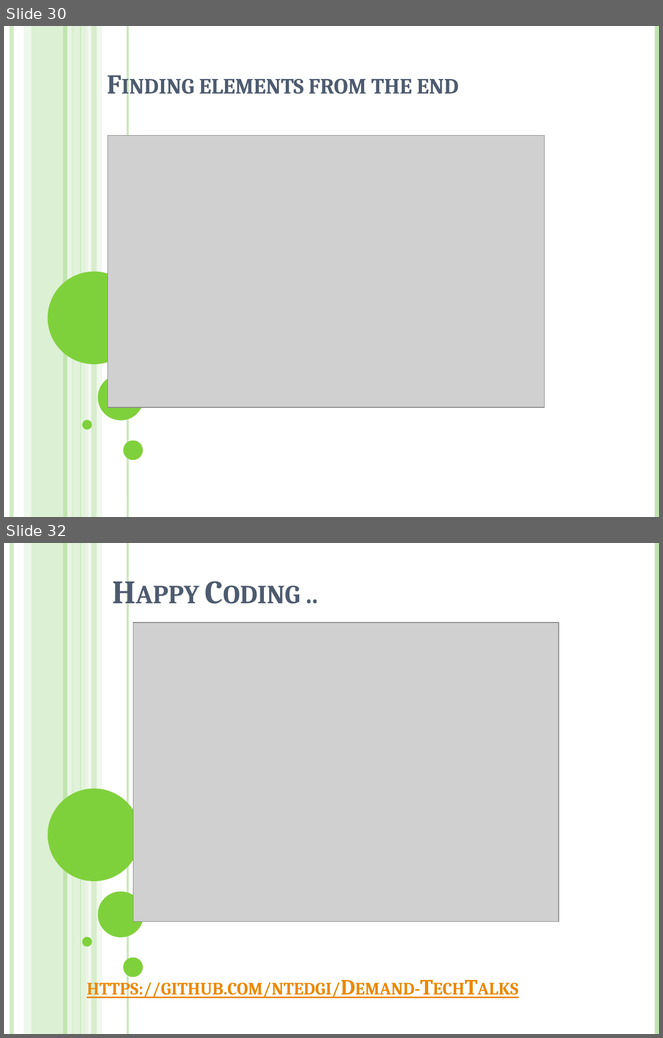
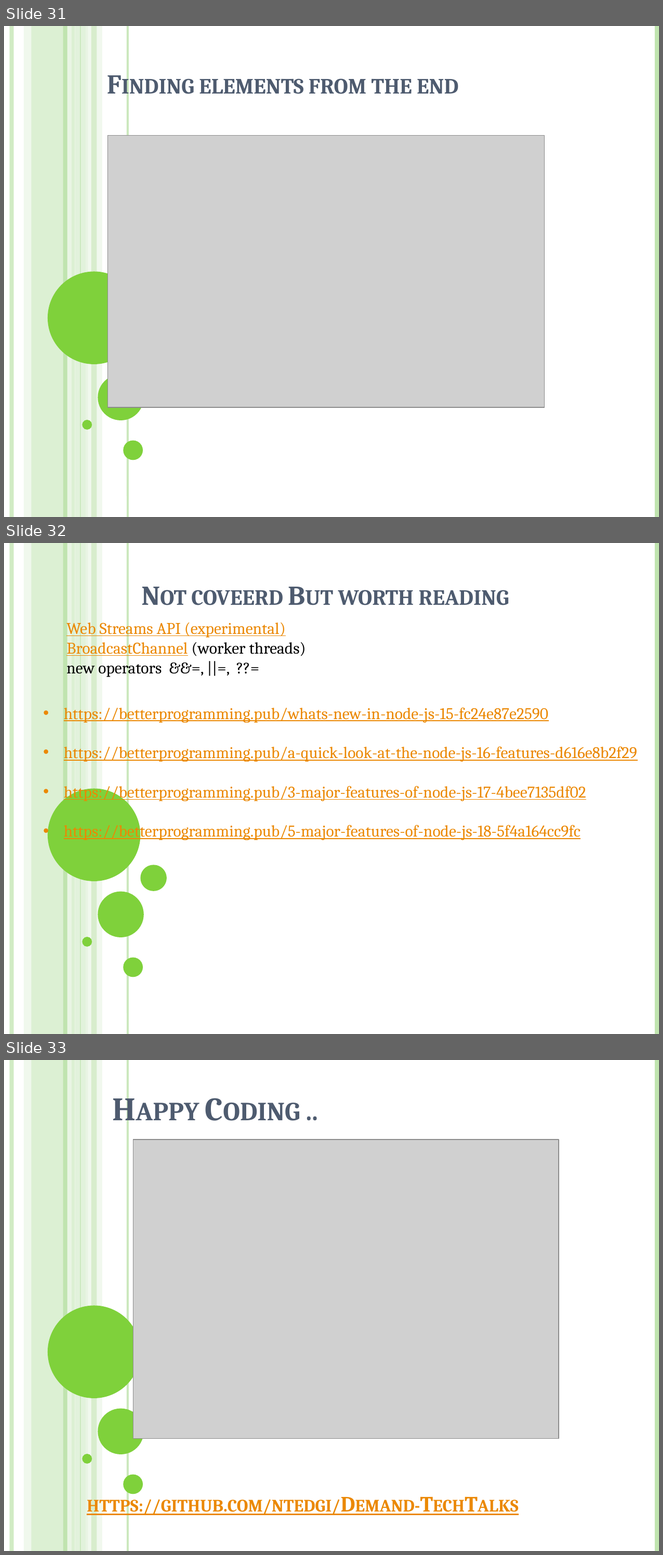
Before and after one commit to ntedgi/infra-meetings, a slide deck: from Node14 to 18_4/Node14-18.powerpoint.pptx. Shown one above the other, each under a label of ours: slides 30 and 32 before the commit, slides 31, 32 and 33 after it; the slides between them are not shown. The pictures are 663x1038 and 663x1555 pixels, drawn with LibreOffice and Linux fonts; fonts in the diff are those of the drawing; grey boxes stand for pictures. Boxes give left, top, right and bottom in pixels: in the first picture for what was removed or moved away, otherwise in the second. Text is boxed around its words. In the diff, an @@ line names an element or a change of style, - is before the commit and + after.

```diff
--- a/from Node14 to 18_4/Node14-18.powerpoint.pptx
+++ b/from Node14 to 18_4/Node14-18.powerpoint.pptx
@@ slide 32 added at (x1=4, y1=543, x2=659, y2=1034), background #FFFFFF; not listed: 15 template elements that a slide beside it also shows @@
@@ title added at (x1=191, y1=590, x2=509, y2=605), 30 pt, text #4E5B6F, bold, small capitals @@
+Not coveerd But worth reading
@@ text added at (x1=66, y1=619, x2=306, y2=677), 18 pt, text #EB8803, underline @@
+Web Streams API (experimental)
+BroadcastChannel (worker threads)
+new operators &&=, ||=, ??=
@@ text added at (x1=64, y1=704, x2=637, y2=841), 18 pt, text #EB8803, underline @@
+• https://betterprogramming.pub/whats-new-in-node-js-15-fc24e87e2590
+• https://betterprogramming.pub/a-quick-look-at-the-node-js-16-features-d616e8b2f29
+• https://betterprogramming.pub/3-major-features-of-node-js-17-4bee7135df02
+• https://betterprogramming.pub/5-major-features-of-node-js-18-5f4a164cc9fc
@@ ellipse added at (x1=140, y1=865, x2=166, y2=891), fill #7FD13B @@
@@ what was slide 30 is now slide 31 @@
@@ what was slide 32 is now slide 33 @@
```
Also in this commit, not shown: 1 slide changed, 1 other slide added, 1 slide removed, 2 other files.
